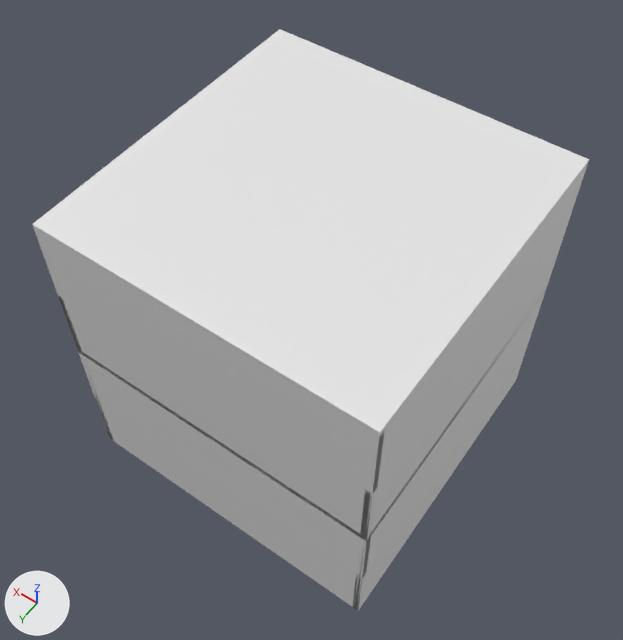
Renders of the FBX model GameJamProject/Assets/Models/office.fbx from each side of a commit.
Camera for both pictures: a 50 mm camera at (-9.07, 13.06, 20.17) aimed at (0.13, 0.18, -0.06). The axes (+X, +Y, +Z) are drawn at lower left. The lights are the same throughout. Where no turn or scale is listed for an object, it has been applied to the vertices. Vertices at the same position are counted once.
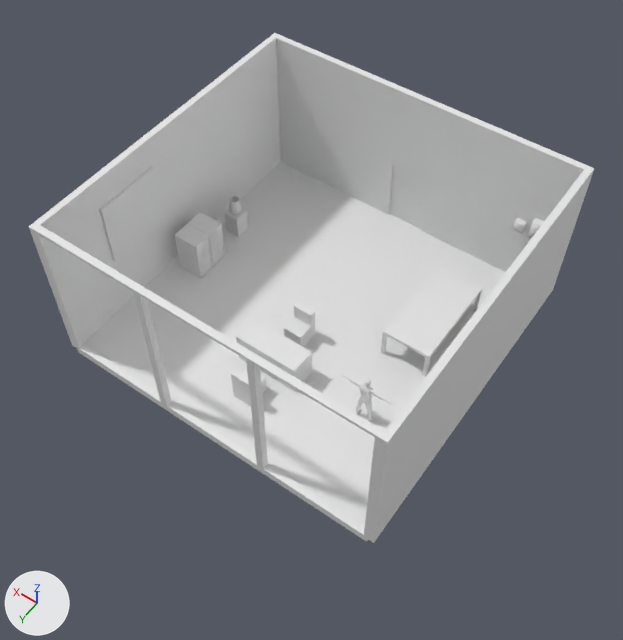
Where the newer file only moved an object's origin or applied its transform, the numbers keep the older frame.

Patch to the scene script:
```diff
--- a/GameJamProject/Assets/Models/office.fbx.py
+++ b/GameJamProject/Assets/Models/office.fbx.py
@@ me_cube_004 @@
 me_cube_004.from_pydata(...)  # 8 vertices, 6 faces; spans x -0.1..0.1, y -5.0..5.0, z -5.0..5.0
+# me_cube_004 part 3: the whole mesh is scaled about its middle by (1, 1, 0.49), then moved by (0.0, 0.0, 2.55)
@@ me_cube_003 @@
-me_cube_003.from_pydata(...)  # 8 vertices, 6 faces; spans x -5.0..5.0, y -0.1..0.1, z -5.0..5.0
+me_cube_003.from_pydata(...)  # 40 vertices, 44 faces; spans x -5.0..5.0, y -0.1..0.1, z 0.1..5.0
+# me_cube_003 part 1: 36 vertices added at x -5.0..5.0, y -0.1..0.1, z 0.1..5.0
+# me_cube_003 part 2: 4 vertices removed from x -5.0..5.0, y -0.1..0.1, z -5.0
@@ ob_cube_003 @@
 ob_cube_003 = bpy.data.objects.new('Cube.003', me_cube_004)
-ob_cube_003.location = (-4.9, 0.0, -0.1)
+ob_cube_003.location = (-5.1, 0.0, -0.1)
@@ ob_cube_004 @@
 ob_cube_004 = bpy.data.objects.new('Cube.004', me_cube_005)
-ob_cube_004.location = (4.9, 0.0, -0.1)
+ob_cube_004.location = (5.1, 0.0, -0.1)
@@ ob_cube_009 @@
-ob_cube_009 = bpy.data.objects.new('Cube.009', me_cube_014)
@@ ob_cube @@
+ob_cube = bpy.data.objects.new('Cube', me_cube_016)  # 865 vertices, 850 faces; spans x -0.78..0.78, y -0.06..0.21, z 0.0..1.72
+ob_cube.location = (-3.0, 2.0, 0.0)
@@ ob_cabinet1_012 @@
+ob_cabinet1_012 = bpy.data.objects.new('Cabinet1.012', me_cabinet1_012)  # 442 vertices, 446 faces; spans x -0.299..0.0, y -0.01..0.04, z -0.172..0.172; in mat_material_005 (its picture is missing)
+ob_cabinet1_012.location = (-3.62, -4.65, 2.15)
@@ ob_cabinet1_001 @@
+ob_cabinet1_001 = bpy.data.objects.new('Cabinet1.001', me_cabinet1_001)  # 464 vertices, 446 faces; spans x -0.155..0.155, y -0.077..0.068, z -0.173..0.173; in mat_material_002 (its picture is missing)
+ob_cabinet1_001.location = (-3.77, -4.73, 2.15)
@@ ob_filingcabinet_001 @@
+ob_filingcabinet_001 = bpy.data.objects.new('filingcabinet.001', me_cube_018)  # 294 vertices, 245 faces; spans x -0.428..0.427, y -0.295..0.295, z -1.0..0.43
+ob_filingcabinet_001.location = (4.22, 0.6, 1.0)
@@ ob_cabinet1 @@
+ob_cabinet1 = bpy.data.objects.new('Cabinet1', me_cabinet1)  # 474 vertices, 547 faces; spans x -0.2..0.2, y -0.095..0.116, z -0.323..0.323; in mat_material_004 (its picture is missing)
+ob_cabinet1.location = (-4.32, -4.71, 2.3)
@@ ob_cylinder @@
+ob_cylinder = bpy.data.objects.new('Cylinder', me_cylinder)  # 480 vertices, 450 faces; spans x -0.2..0.2, y -0.2..0.2, z -0.4..0.15
+ob_cylinder.location = (4.2, -1.4, 1.2)
@@ ob_cube_010 @@
+ob_cube_010 = bpy.data.objects.new('Cube.010', me_cube_015)  # 16 vertices, 14 faces; spans x -0.3..0.3, y -0.5..0.2, z 0.0..1.1
+ob_cube_010.location = (0.0, 3.45, 0.0)
@@ ob_cube_013 @@
+ob_cube_013 = bpy.data.objects.new('Cube.013', me_cube_021)  # a box spanning x -0.25..0.25, y -0.25..0.25, z -0.5..0.3
+ob_cube_013.location = (4.2, -1.4, 0.5)
@@ ob_cube_014 @@
+ob_cube_014 = bpy.data.objects.new('Cube.014', me_cube_022)  # a box spanning x -0.05..0.05, y -1.0..1.0, z -1.0..1.0
+ob_cube_014.location = (4.96, 2.0, 3.0)
@@ ob_cube_011 @@
+ob_cube_011 = bpy.data.objects.new('Cube.011', me_cube_017)  # 16 vertices, 14 faces; spans x -0.3..0.3, y -0.2..0.5, z 0.0..1.1
+ob_cube_011.location = (0.0, 0.8, 0.0)
@@ ob_cube_012 @@
+ob_cube_012 = bpy.data.objects.new('Cube.012', me_cube_023)  # a box spanning x -0.05..0.05, y -0.05..0.05, z -0.45..0.45; a box spanning x 1.35..1.45, y -0.05..0.05, z -0.45..0.45; a box spanning x -0.05..0.05, y 2.85..2.95, z -0.45..0.45; a box spanning x 1.35..1.45, y 2.85..2.95, z -0.45..0.45
+ob_cube_012.location = (-3.65, -2.92, 0.45)
```

What differs and where, as boxes [x1, y1, x2, y2] in the pictures (623 x 640 px; the box of a moved part takes in the faces that stretch with it):
'Cube.009', deleted: before [32, 29, 589, 437]
'Cube.002', reshaped (17% shorter): before [36, 232, 383, 610]; after [34, 225, 384, 538]
'Cube.004', moved: before [34, 230, 114, 441]; after [29, 33, 281, 348]
'Cube.003', mesh rescaled, moved (15% shorter): before [353, 166, 587, 611]; after [367, 165, 594, 543]
'Cube.014', added: after [99, 167, 162, 261]
'filingcabinet.001', added: after [174, 224, 213, 279]
'Cube.011', added: after [284, 302, 315, 347]
'Cube', added: after [341, 373, 393, 422]
'Cube.010', added: after [231, 369, 266, 407]
'Cube.013', added: after [224, 208, 248, 237]
'Cube.012', added: after [381, 291, 482, 377]
'Cylinder', added: after [229, 196, 242, 215]
'Cabinet1', added: after [528, 218, 544, 239]
'Cabinet1.012', added: after [513, 221, 525, 234]
'Cabinet1.001', added: after [515, 218, 527, 232]
part 1 of me_cube_003, added: after [34, 225, 384, 538]
part 2 of me_cube_003, deleted: before [36, 232, 383, 610]
part 3 of me_cube_004, moved or reshaped: before [353, 166, 587, 611]; after [367, 170, 594, 543]
'Cube.001', unchanged, uncovered by the edit: before [81, 289, 546, 540]; after [77, 162, 505, 542]
'Cube.005', unchanged, uncovered by the edit: after [276, 35, 587, 272]
'Cube.006', unchanged, uncovered by the edit: after [383, 266, 482, 359]
'Cube.008', unchanged, uncovered by the edit: after [236, 319, 312, 392]
